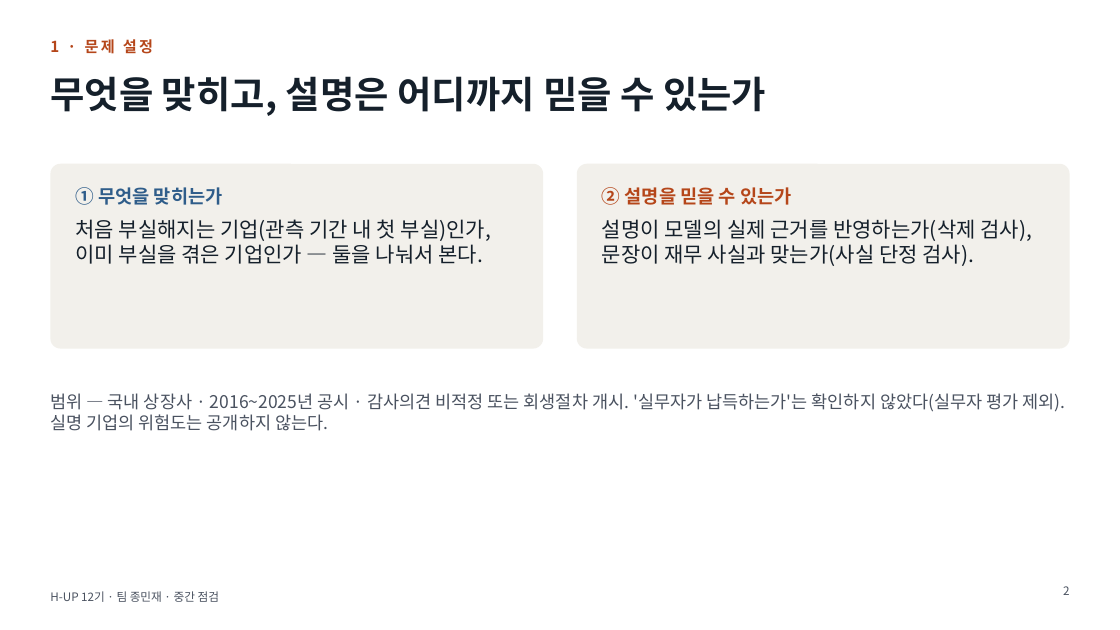
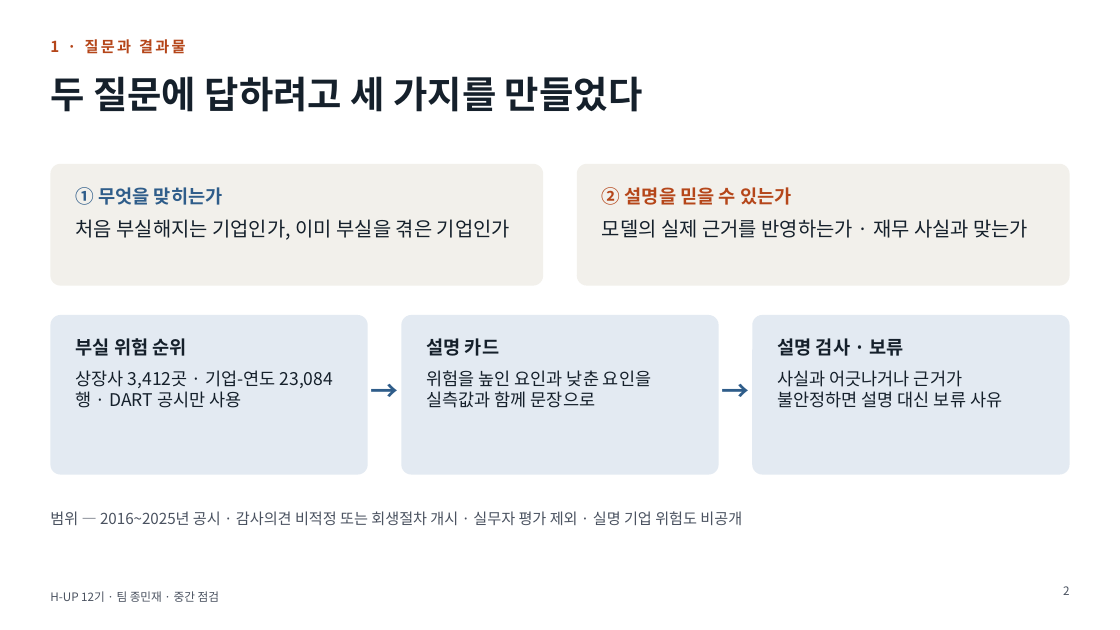
Before and after one commit to ejongmin/h-up-xai-project, a slide deck: slide 2 of 발표/중간점검_보고회.pptx. Drawn at 1120x630 pixels with LibreOffice and Linux fonts; fonts in the diff are those of the drawing. Boxes give left, top, right and bottom in pixels: in the first picture for what was removed or moved away, otherwise in the second. Text is boxed around its words. In the diff, an @@ line names an element or a change of style, - is before the commit and + after.

```diff
--- a/발표/중간점검_보고회.pptx
+++ b/발표/중간점검_보고회.pptx
@@ text at (x1=50, y1=39, x2=185, y2=54): text changed @@
-1 · 문제 설정
+1 · 질문과 결과물
@@ title at (x1=50, y1=76, x2=642, y2=112): text changed @@
-무엇을 맞히고, 설명은 어디까지 믿을 수 있는가
+두 질문에 답하려고 세 가지를 만들었다
@@ rounded rectangle resized from (x1=50, y1=164, x2=544, y2=349) to (x1=50, y1=164, x2=544, y2=286) @@
@@ rounded rectangle at (x1=50, y1=164, x2=544, y2=286): proportions changed @@
@@ rounded rectangle at (x1=577, y1=164, x2=1070, y2=286): proportions changed @@
@@ rounded rectangle resized from (x1=577, y1=164, x2=1070, y2=349) to (x1=577, y1=164, x2=1070, y2=286) @@
@@ text at (x1=76, y1=219, x2=510, y2=240): text changed; size 18 to 17 pt @@
-처음 부실해지는 기업(관측 기간 내 첫 부실)인가, 이미 부실을 겪은 기업인가 — 둘을 나눠서 본다.
+처음 부실해지는 기업인가, 이미 부실을 겪은 기업인가
@@ text at (x1=602, y1=219, x2=1028, y2=238): text changed; size 18 to 17 pt @@
-설명이 모델의 실제 근거를 반영하는가(삭제 검사), 문장이 재무 사실과 맞는가(사실 단정 검사).
+모델의 실제 근거를 반영하는가 · 재무 사실과 맞는가
@@ rounded rectangle added at (x1=50, y1=315, x2=368, y2=475), fill #E3EAF2 @@
@@ rounded rectangle added at (x1=402, y1=315, x2=719, y2=475), fill #E3EAF2 @@
@@ rounded rectangle added at (x1=753, y1=315, x2=1070, y2=475), fill #E3EAF2 @@
@@ text added at (x1=76, y1=338, x2=333, y2=408), 15 pt, text #15202B @@
+부실 위험 순위
+상장사 3,412곳 · 기업-연도 23,084행 · DART 공시만 사용
@@ text added at (x1=427, y1=338, x2=651, y2=408), 15 pt, text #15202B @@
+설명 카드
+위험을 높인 요인과 낮춘 요인을 실측값과 함께 문장으로
@@ text added at (x1=777, y1=338, x2=1002, y2=408), 15 pt, text #15202B @@
+설명 검사 · 보류
+사실과 어긋나거나 근거가 불안정하면 설명 대신 보류 사유
@@ text added at (x1=368, y1=365, x2=402, y2=416), 24 pt, text #2F5D8A, bold @@
+→
@@ text added at (x1=719, y1=365, x2=753, y2=416), 24 pt, text #2F5D8A, bold @@
+→
@@ text at (x1=50, y1=511, x2=742, y2=525): text changed; size 15 to 13 pt @@
-범위 — 국내 상장사 · 2016~2025년 공시 · 감사의견 비적정 또는 회생절차 개시. '실무자가 납득하는가'는 확인하지 않았다(실무자 평가 제외). 실명 기업의 위험도는 공개하지 않는다.
+범위 — 2016~2025년 공시 · 감사의견 비적정 또는 회생절차 개시 · 실무자 평가 제외 · 실명 기업 위험도 비공개
```
Also in this commit, not shown: 11 other slides changed, 4 slides added, 1 slide removed, 3 other files.
